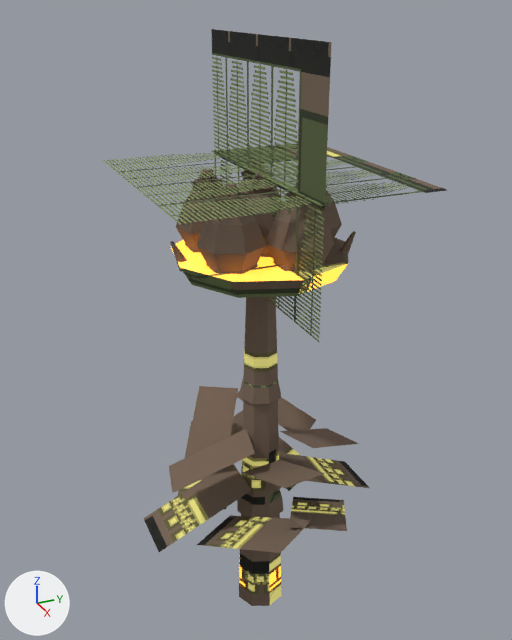
The glTF model to-rust-as-we-fall/resources/models/flora/flora_gasafoetida.gltf: old version first, new version second.
Before and after are seen from a 50 mm camera at (1.539, -0.706, 1.708) aimed at (-0.047, 0.007, 0.915). The axes (+X, +Y, +Z) are drawn at lower left. The lights are the same throughout. The older version comes first. Vertices at exactly the same position are counted once.

The scene before the commit, as lines of its bpy script (objects in view):
```python
me_gasafoetidarigged = bpy.data.meshes.new('GasafoetidaRigged')
me_gasafoetidarigged.from_pydata(...)  # 798 vertices, 1198 faces; spans x -0.33..0.33, y -0.34..0.34, z 0.0..1.63
me_gasafoetidarigged.materials.append(mat_gasafoetidariggedtex)
ob_gasafoetidarigged = bpy.data.objects.new('GasafoetidaRigged', me_gasafoetidarigged)
ob_gasafoetidarigged.location = (0.0, 0.0, 0.0)
```
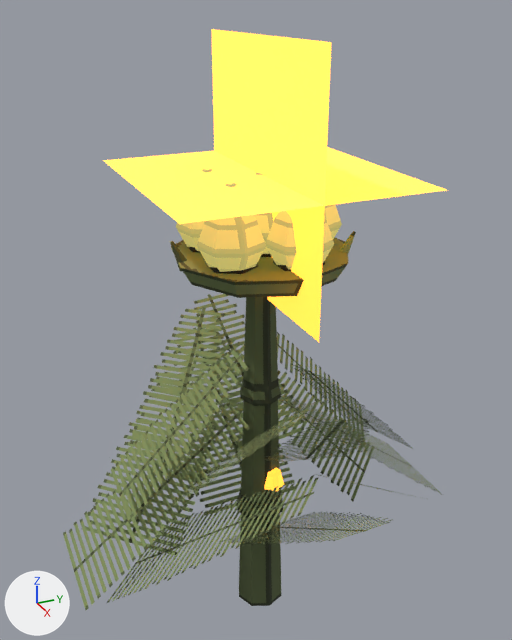
Pixel boxes [x1, y1, x2, y2] of what changed, in the pictures (512 x 640 px; the box of a moved part takes in the faces that stretch with it):
'GasafoetidaRigged', reshaped (12% wider): before [103, 29, 447, 606]; after [63, 29, 447, 610]
part 1 of me_gasafoetidarigged, added (green): after [111, 348, 249, 523]
part 2 of me_gasafoetidarigged, added (green): after [125, 307, 225, 480]
part 3 of me_gasafoetidarigged, added: after [194, 294, 304, 455]
part 4 of me_gasafoetidarigged, added: after [277, 332, 365, 447]
part 5 of me_gasafoetidarigged, moved or reshaped: before [144, 386, 369, 553]; after [63, 328, 441, 610]
part 6 of me_gasafoetidarigged, surface changed: [103, 29, 447, 606] in both

Edits to the bpy script that builds the scene:
```text
Change me_gasafoetidarigged:
    used by ob_gasafoetidarigged; location = (0.0, 0.0, 0.0)
    remove me_gasafoetidarigged.from_pydata(...)  # 798 vertices, 1198 faces; spans x -0.33..0.33, y -0.34..0.34, z 0.0..1.63
    add me_gasafoetidarigged.from_pydata(...)  # 822 vertices, 1214 faces; spans x -0.55..0.55, y -0.55..0.55, z 0.0..1.63
    me_gasafoetidarigged part 1: the loose piece of 6 vertices spanning x -0.08..0.08, y -0.34..-0.06, z 0.34..0.46 is copied, and the copy is scaled about its middle by (1.66, 1.28, 2.97), then moved by (0.01, -0.04, 0.28); it spans x -0.12..0.14, y -0.42..-0.05, z 0.5..0.86
    me_gasafoetidarigged part 2: the loose piece of 6 vertices spanning x -0.27..-0.02, y -0.2..0.02, z 0.52..0.62 is copied, and the copy is multiplied about its middle by the matrix ((1.951, 0.429, 0.579), (-0.287, 1.996, -0.51), (-0.661, 0.398, 1.932)), then moved by (-0.03, -0.07, 0.11); it spans x -0.39..0.04, y -0.37..0.05, z 0.5..0.86
    me_gasafoetidarigged part 3: the loose piece of 6 vertices spanning x -0.25..-0.01, y -0.01..0.23, z 0.52..0.62 is copied, and the copy is multiplied about its middle by the matrix ((1.675, 0.971, 0.76), (-1.086, 1.769, 0.135), (-0.583, -0.505, 1.932)), then moved by (-0.1, -0.07, 0.11); it spans x -0.43..-0.04, y -0.11..0.19, z 0.5..0.86
    me_gasafoetidarigged part 4: the loose piece of 6 vertices spanning x -0.25..-0.01, y -0.01..0.23, z 0.52..0.62 is copied, and the copy is multiplied about its middle by the matrix ((1.894, -0.777, 0.368), (0.632, 1.862, 0.678), (-0.583, -0.505, 1.932)), then moved by (0.02, 0.1, 0.11); it spans x -0.31..0.08, y -0.01..0.42, z 0.5..0.86
    me_gasafoetidarigged part 5
    24 vertices are removed from x -0.27..0.28, y -0.29..0.28, z 0.34..0.62
    25 faces are deleted
    42 vertices move from x -0.33..0.33, y -0.34..0.34, z 0.34..0.62 to x -0.5..0.55, y -0.55..0.55, z 0.3..0.86
    24 vertices are added at x -0.55..0.5, y -0.55..0.5, z 0.3..0.86
    25 new faces join them
    me_gasafoetidarigged part 6: 1173 kept faces spanning x -0.5..0.55, y -0.5..0.55, z 0.0..1.63 get new texture (UV) coordinates
```
